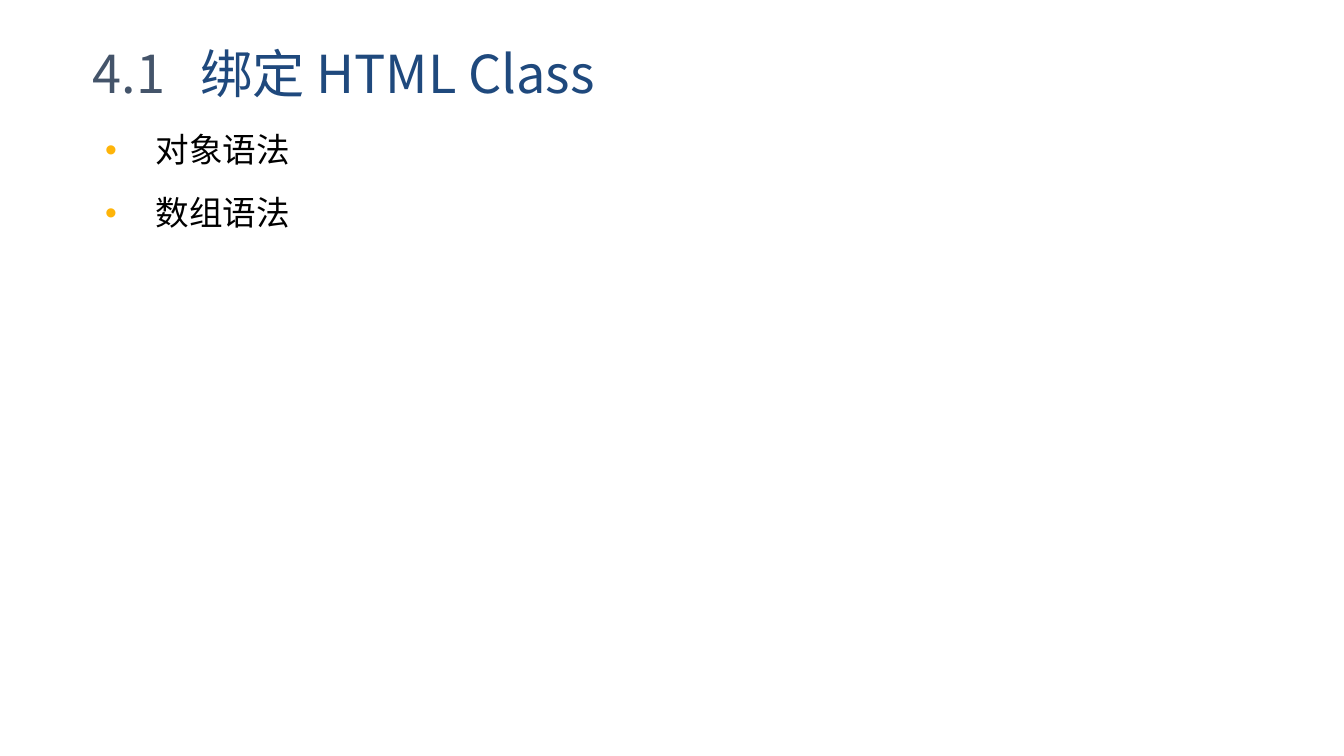
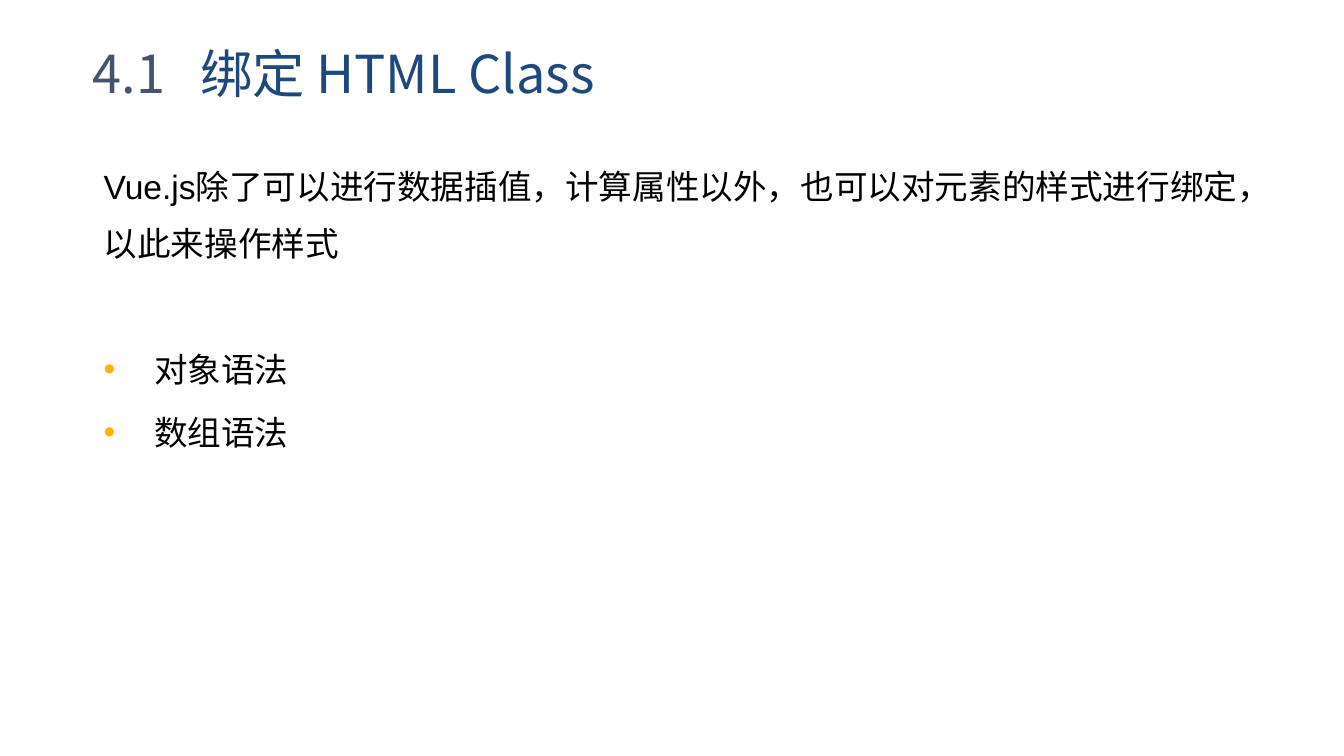
Before and after one commit to yxl2628/vuejs, a slide deck: slide 30 of 02 Vue基础.pptx. Drawn at 1344x756 pixels with LibreOffice and Linux fonts; fonts in the diff are those of the drawing. Boxes give left, top, right and bottom in pixels: in the first picture for what was removed or moved away, otherwise in the second. Text is boxed around its words. In the diff, an @@ line names an element or a change of style, - is before the commit and + after.

```diff
--- a/02 Vue基础.pptx
+++ b/02 Vue基础.pptx
@@ text "Vue.js除了可以进行数据插值，计算属性以外，也可以对元素的样式进行绑定，以此来操作样式": place and size @@
-text "Vue.js除了可以进行数据插值，计算属性以外，也可以对元素的样式进行绑定，以此来操作样式" at <box>156,133,290,228</box>
+text "Vue.js除了可以进行数据插值，计算属性以外，也可以对元素的样式进行绑定，以此来操作样式" at <box>104,172,1271,448</box>
@@ text at <box>104,172,1271,259</box>: paragraph added @@
+Vue.js除了可以进行数据插值，计算属性以外，也可以对元素的样式进行绑定，以此来操作样式
```
Also in this commit, not shown: 40 other slides changed, 1 other file.
